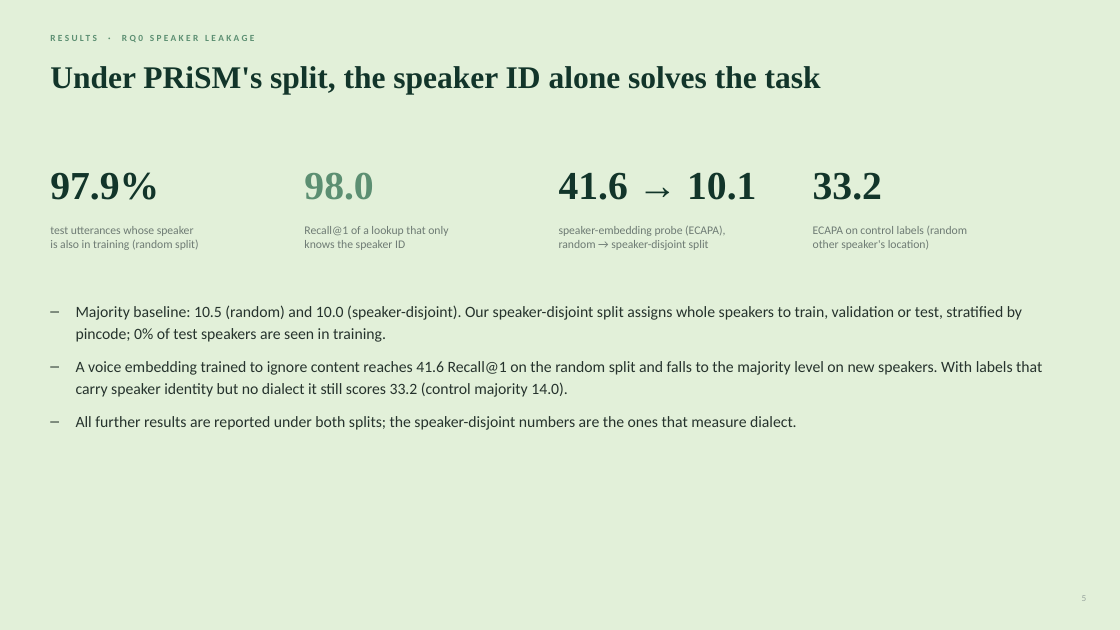
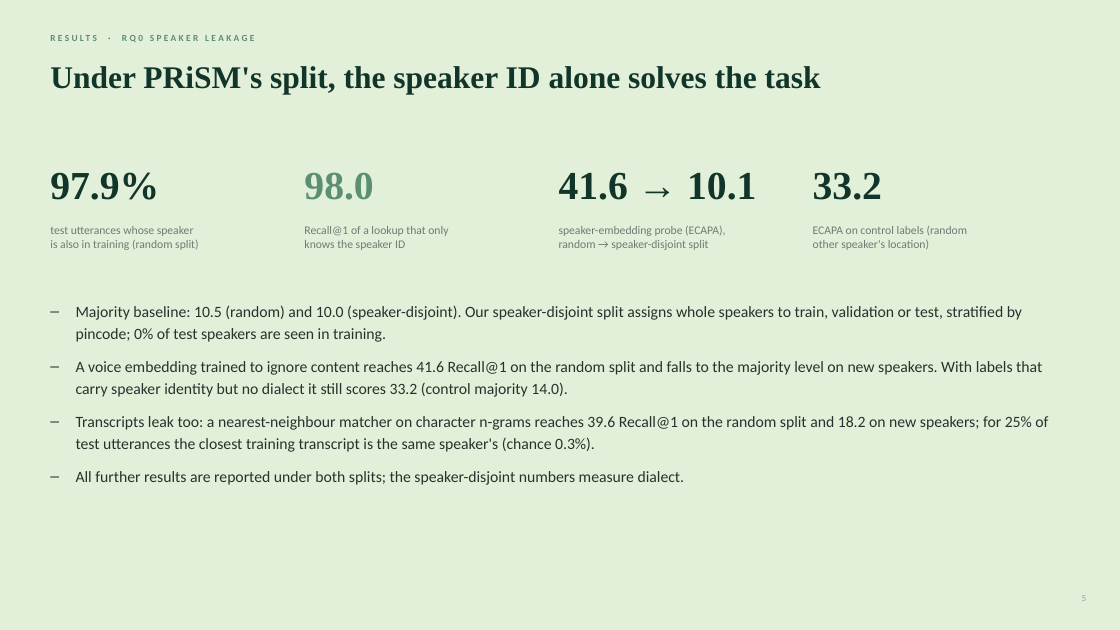
Before and after one commit to unignoramus11/sal-project, a slide deck: slide 5 of slides/mid/mid_evaluation.pptx. Drawn at 1120x630 pixels with LibreOffice and Linux fonts; fonts in the diff are those of the drawing. Boxes give left, top, right and bottom in pixels: in the first picture for what was removed or moved away, otherwise in the second. Text is boxed around its words. In the diff, an @@ line names an element or a change of style, - is before the commit and + after.

```diff
--- a/slides/mid/mid_evaluation.pptx
+++ b/slides/mid/mid_evaluation.pptx
@@ text at [76, 416, 1048, 485]: text changed @@
-– All further results are reported under both splits; the speaker-disjoint numbers are the ones that measure dialect.
+– Transcripts leak too: a nearest-neighbour matcher on character n-grams reaches 39.6 Recall@1 on the random split and 18.2 on new speakers; for 25% of test utterances the closest training transcript is the same speaker's (chance 0.3%).
+– All further results are reported under both splits; the speaker-disjoint numbers measure dialect.
```
Also in this commit, not shown: 22 other files.
